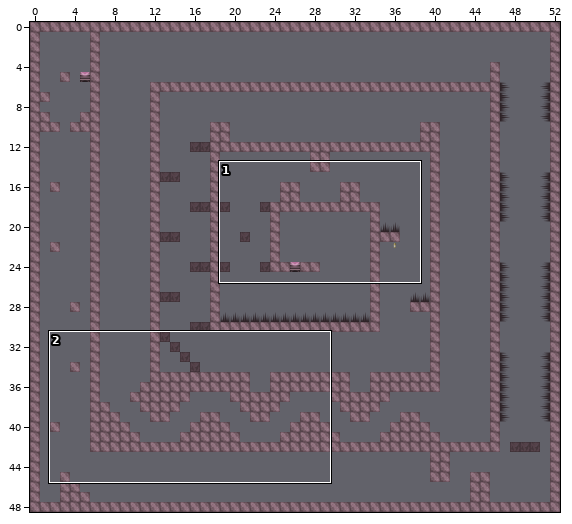
An edit to a level. Tiled map, gdx-pneumatic-man/src/main/resources/data/maps/M2.tmx. Above, an overview of the earlier version with the close-up marked.
Close-up. Earlier state:
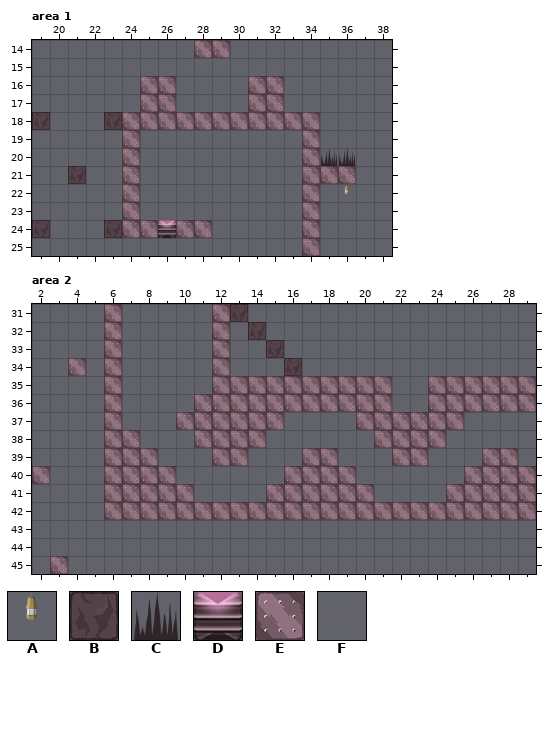
Cells are 64x64 px. Shown: area 1 x 19..38, y 14..25; area 2 x 2..29, y 31..45. The commit also changed other parts of the map, which this record leaves out.
Key: from "deco": A 9 "Lamp7"; from "destructable_block": B 5 "Block6Background"; from "rest": C 3 "SpikeDown", D 4 "SpawnAndLevelEnd", E 5 "Block0", F 6.
_ is an empty cell.
Layer "Spielebene" before, area 1, first column x 19:
14 FFFF_FFFFEEFFFFF____
15 FFFF_FFFF__FFFFF____
16 FFFF_FEEFF_FEEF_____
17 FFFF_FEEFF_FEEF_____
18 BFFFBEEEEEEEEEEE____
19 FFF__EFFF______E____
20 FFF__EFFFF_____ECC__
21 FFB__EFFFFF____EEEFF
22 FFF__EFFFFF_F__E_A__
23 FFFF_EFFFFF_F__E_FFF
24 BFFFBEEDEE_____E____
25 FFFF__FFFFF_FFFE____
Layer "Spielebene" before, area 2, first column x 2:
31 ____E_____EBFFF___FFF_FFFF__
32 ____E_____EFBFF_F_FFF_FFFFFF
33 ____E_____EFFBF_F_FFF_FFFFFF
34 __E_E_____EFFFB_F_FFF_FFFFFF
35 ____E_____EEEEEEEEEE__EEEEEE
36 ____E____EEEEEEEEEEE__EEEEEE
37 ____E___EEEEEEF___EEEEEE____
38 ____EE___EEEEFF__FFEEEE_____
39 ____EEE___EEFFFEEFFFEEFFFEEF
40 E___EEEE__FFFFEEEEFFFFFFEEEE
41 ____EEEEE_FFFEEEEEEFFFFEEEEE
42 ____EEEEEEEEEEEEEEEEEEEEEEEE
43 __________FFFFF_____________
44 __________FFFF__FF_______FFF
45 _E________FFFFFFFFFFFFF__FFF
After:
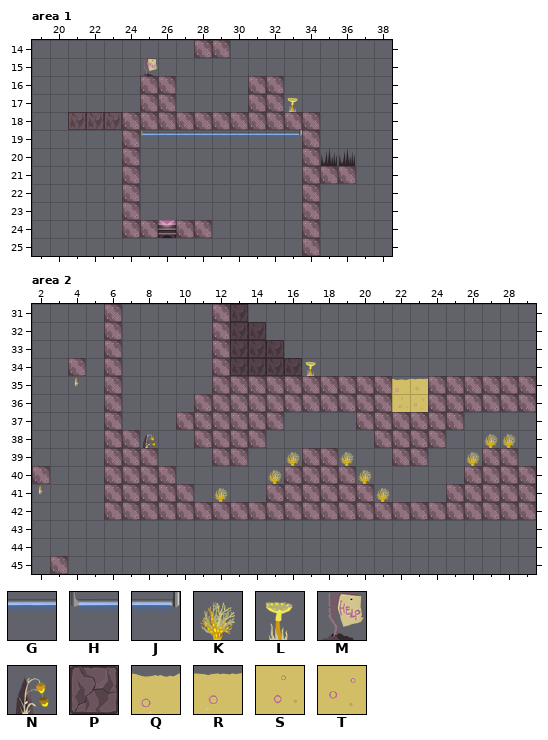
Further tiles: from "deco": G 0 "Lamp1", H 1 "Lamp2", J 2 "Lamp3", K 3 "Lamp4", L 4 "Lamp5", M 7 "Deko", N 12 "Lamp10"; from "destructable_block": P 4 "Block5"; from "lava": Q 0 "Lava1", R 1 "Lava2", S 4 "Lava5", T 5 "Lava6".
Difference:
Layer "Spielebene", area 1:
Tile F gives way to tile G in row 19 at x 26 to 27.
The edit adds tile G in row 19 at x 28 to 32.
Tile F gives way to tile H in row 19 at x 25.
The edit adds tile J in row 19 at x 33.
Tile F gives way to tile L in row 17 at x 33.
Tile F gives way to tile M in row 15 at x 25.
Tile B gives way to tile P in row 18 at x 23.
Tile F gives way to tile P in row 18 at x 21 to 22.
The edit erases tile A in row 22 at x 36.
The edit erases tile B in row 18 at x 19; in row 21 at x 21; in row 24 at x 19 and 23.
Layer "Spielebene", area 2:
The edit adds tile A in row 35 at x 4; in row 41 at x 2.
Tile F gives way to tile B in row 32 at x 13; in row 33 at x 13 to 14; in row 34 at x 13 to 15.
Tile F gives way to tile K in row 39 at x 16, 19 and 26; in row 40 at x 15 and 20; in row 41 at x 12 and 21.
The edit adds tile K in row 38 at x 27 to 28.
The edit adds tile L in row 34 at x 17.
The edit adds tile N in row 38 at x 8.
The edit adds tile Q in row 35 at x 22.
The edit adds tile R in row 35 at x 23.
The edit adds tile S in row 36 at x 22.
The edit adds tile T in row 36 at x 23.
